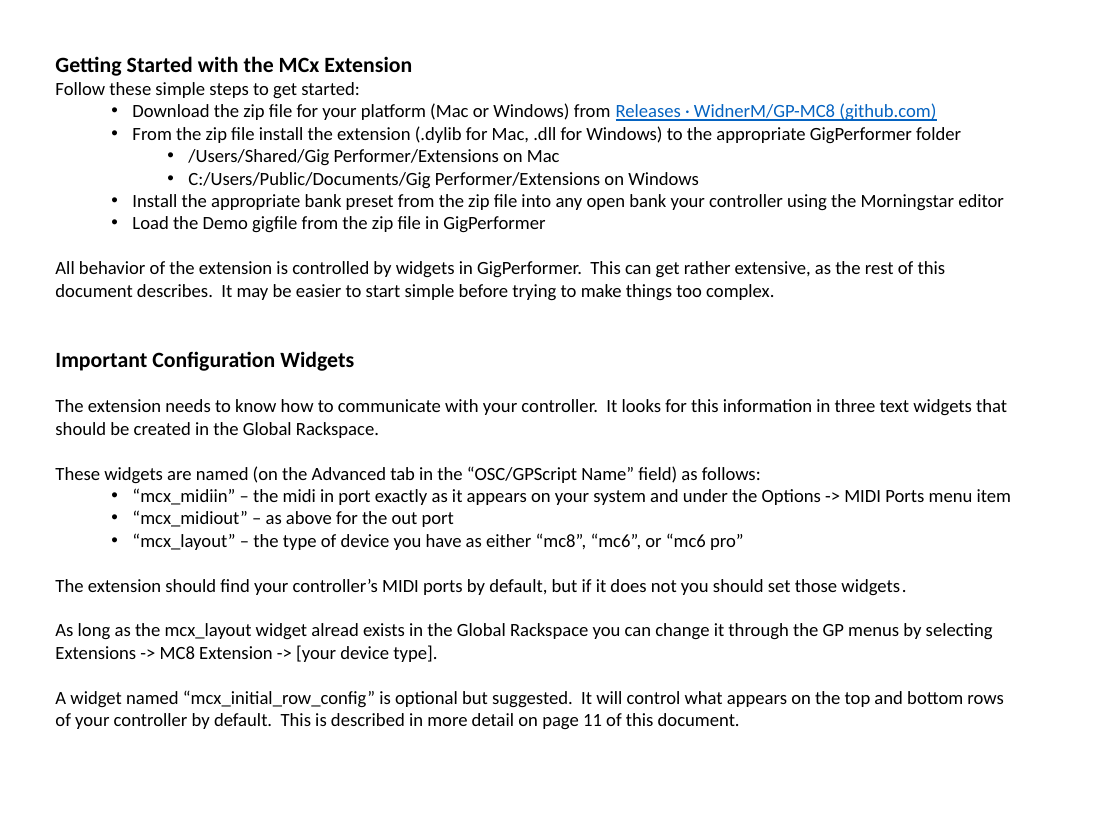
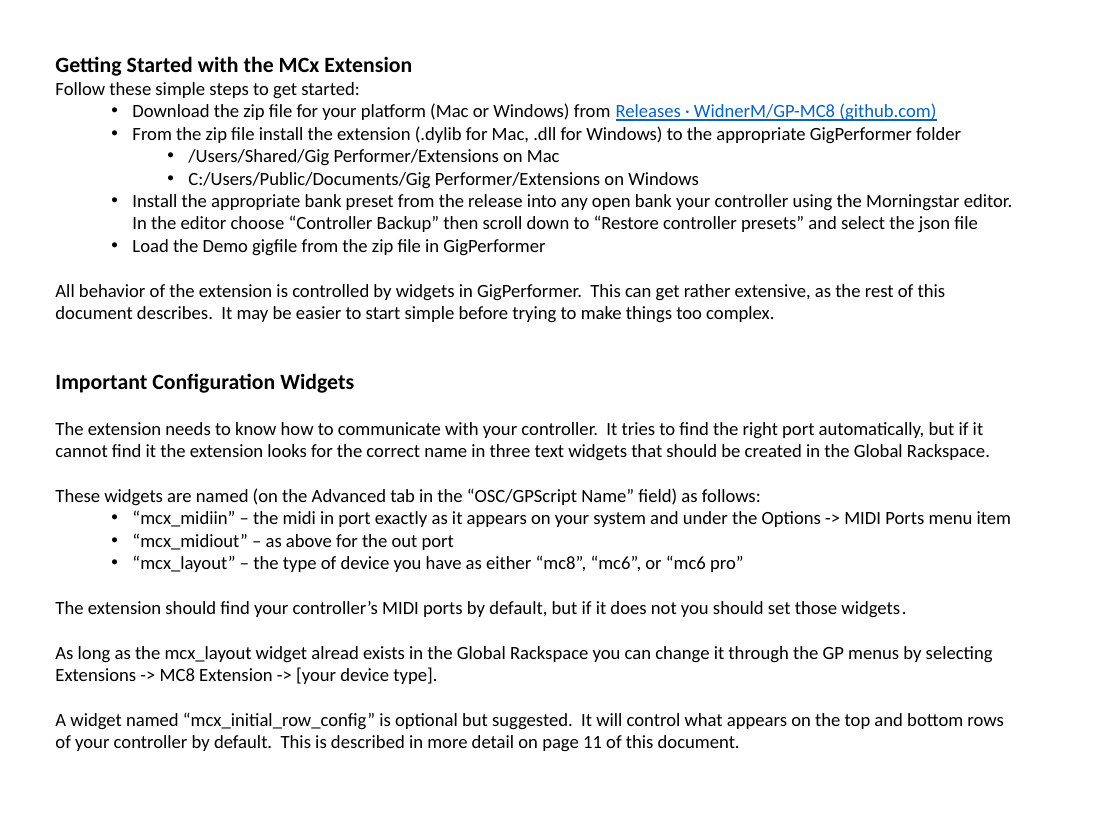
Before and after one commit to WidnerM/GP-MC8, a slide deck: slide 2 of MC8.pptx. Drawn at 1120x840 pixels with LibreOffice and Linux fonts; fonts in the diff are those of the drawing. Boxes give left, top, right and bottom in pixels: in the first picture for what was removed or moved away, otherwise in the second. Text is boxed around its words. In the diff, an @@ line names an element or a change of style, - is before the commit and + after.

```diff
--- a/MC8.pptx
+++ b/MC8.pptx
@@ text at box(132, 194, 1013, 232): text changed @@
-  • Install the appropriate bank preset from the zip file into any open bank your controller using the Morningstar editor
+  • Install the appropriate bank preset from the release into any open bank your controller using the Morningstar editor. In the editor choose “Controller Backup” then scroll down to “Restore controller presets” and select the json file
@@ text at box(55, 422, 990, 461): text changed @@
-The extension needs to know how to communicate with your controller. It looks for this information in three text widgets that should be created in the Global Rackspace.
+The extension needs to know how to communicate with your controller. It tries to find the right port automatically, but if it cannot find it the extension looks for the correct name in three text widgets that should be created in the Global Rackspace.
```
Also in this commit, not shown: 8 other files.
